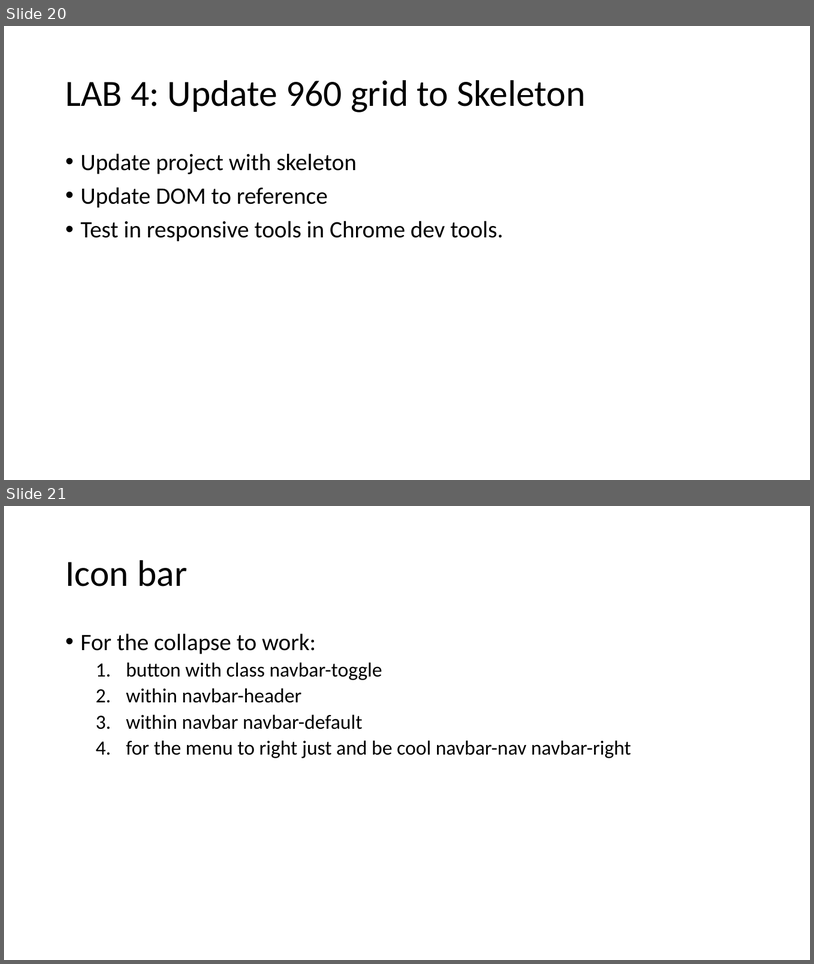
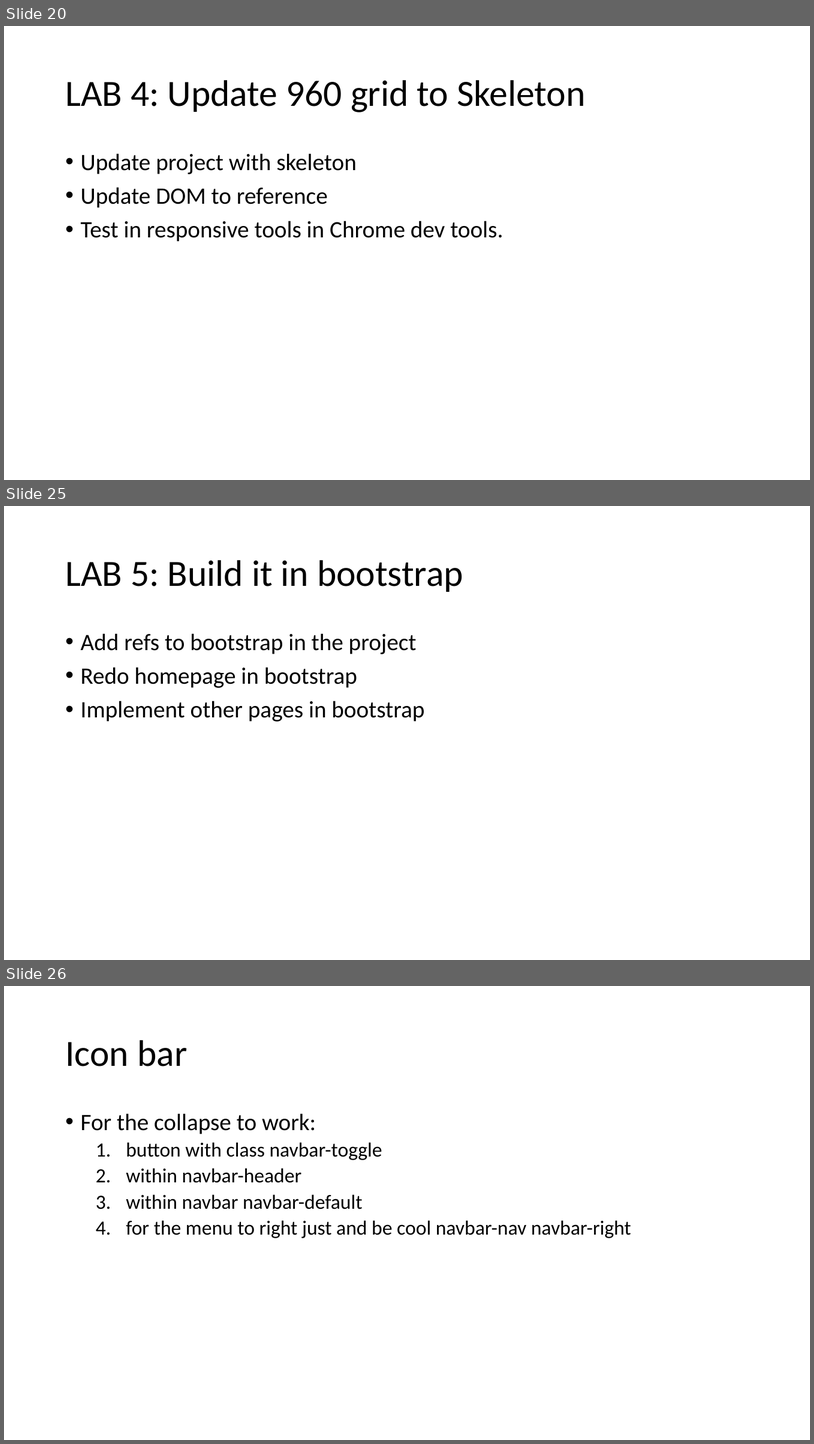
Before and after one commit to mlybrand/ResponsiveWebDesign, a slide deck: presentation/ResponsiveWebDesign.pptx. Shown one above the other, each under a label of ours: slides 20 and 21 before the commit, slides 20, 25 and 26 after it; the slides between them are not shown. The pictures are 814x964 and 814x1444 pixels, drawn with LibreOffice and Linux fonts; fonts in the diff are those of the drawing. Boxes give left, top, right and bottom in pixels: in the first picture for what was removed or moved away, otherwise in the second. Text is boxed around its words. In the diff, an @@ line names an element or a change of style, - is before the commit and + after.

```diff
--- a/presentation/ResponsiveWebDesign.pptx
+++ b/presentation/ResponsiveWebDesign.pptx
@@ slide 25 added at [4, 506, 810, 960], background #FFFFFF @@
@@ title added at [65, 560, 464, 592], 44 pt, text #000000 @@
+LAB 5: Build it in bootstrap
@@ text added at [81, 633, 425, 721], 28 pt, text #000000 @@
+• Add refs to bootstrap in the project
+• Redo homepage in bootstrap
+• Implement other pages in bootstrap
@@ what was slide 21 is now slide 26 @@
```
Also in this commit, not shown: 4 other slides added.
